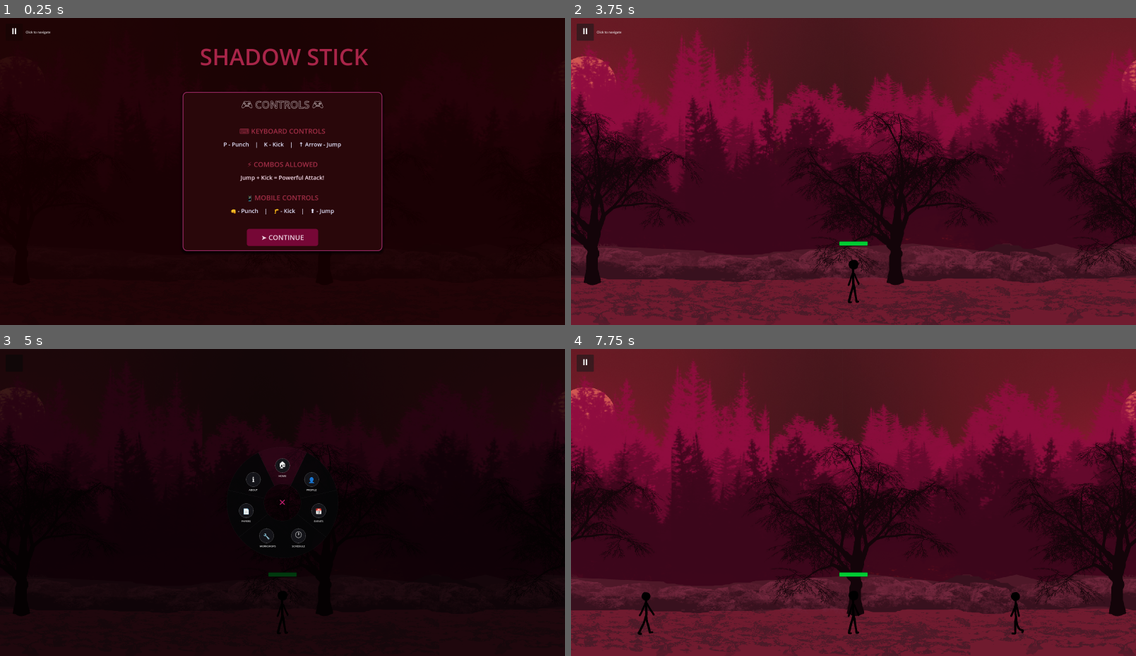
Above: before the commit, frames 1-4 (two rows, left to right).
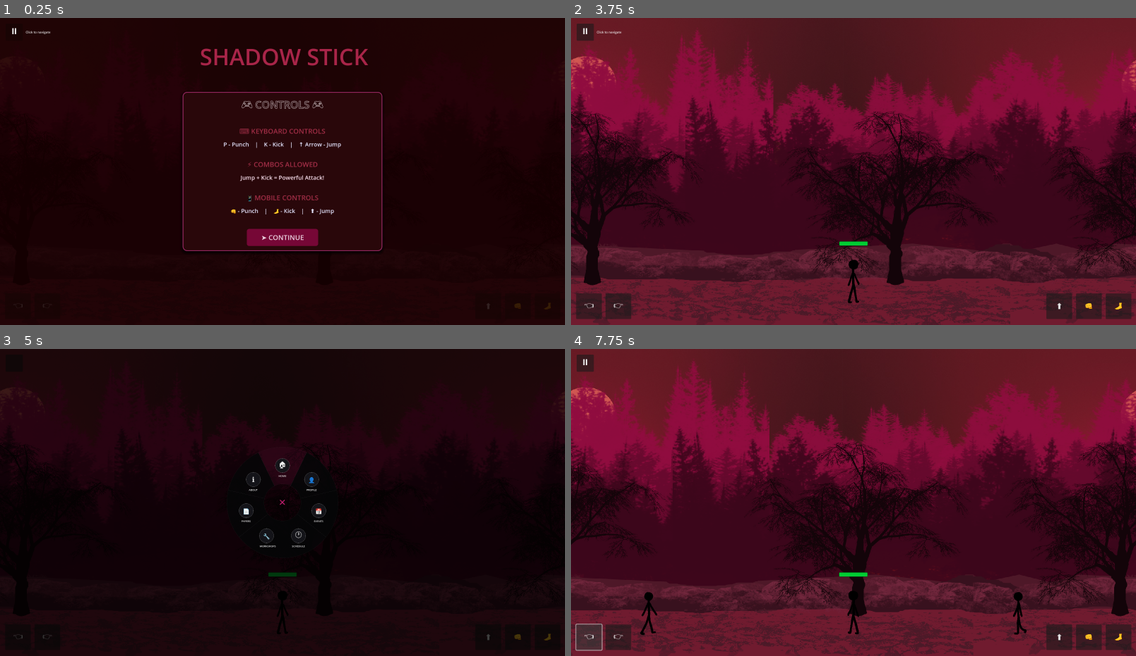
Above: after the commit, the same moments.

Repository: SUGANTH-V-27/stickman
Game: Godot game, scene res://scenes/main.tscn
Two runs of this game, one before a commit and one after it. Both use one fixed random seed, a clock stepped at 60 frames per second and the inputs below.
Inputs (mouse positions are in pixels of both pictures, inside the frame that each line leads up to):
- Up to frame 1 (0.25 s): no input
- Up to frame 2 (3.75 s): click (1056, 306) at 0.5 s, where only the run after the commit has a clickable "⬆️"; click (1090, 306) at 1.25 s, where only the run after the commit has a clickable "👊"; click (1119, 306) at 2 s, where only the run after the commit has a clickable "🦶"; click "➤ CONTINUE" at 2.75 s; click "🎮 START GAME" at 3.5 s
- Up to frame 3 (5 s): click "⏸" at 4.25 s
- Up to frame 4 (7.75 s): click (853, 465) at 5.02 s; tap Enter at 5.75 s; move the mouse to (977, 487) at 5.77 s; hold Right (ui_right) 5.78-6.5 s; hold P (attack) 5.78-6.5 s; click (977, 487) at 5.92 s; tap Up (ui_up) at 6.02, 6.32 s; tap K (kick) at 6.05 s; drag from (740, 517) to (870, 585) at 6.52 s; click (587, 637) at 7.25 s, where only the run after the commit has a clickable "👈"

The runs differ from the first frame. In frame 1, less than 0.1% of the frame differs, in the area x 3-98%, y 62-95%; in frame 2, 1.9%; in frame 3, less than 0.1%; in frame 4, 8.4%, in the area x 0-100%, y 25-100%.

Commit message:
final with changes done

Diff:
--- a/project.godot
+++ b/project.godot
@@ -32,3 +32,8 @@
 "events": [Object(InputEventKey,"resource_local_to_scene":false,"resource_name":"","device":-1,"window_id":0,"alt_press …(192 unchanged characters)…
 ]
 }
+jump={
+"deadzone": 0.2,
+"events": [Object(InputEventKey,"resource_local_to_scene":false,"resource_name":"","device":0,"window_id":0,"alt_pressed":false,"shift_pressed":false,"ctrl_pressed":false,"meta_pressed":false,"pressed":false,"keycode":0,"physical_keycode":4194320,"key_label":0,"unicode":0,"location":0,"echo":false,"script":null)
+]
+}
--- a/scenes/InstructionsMenu.tscn
+++ b/scenes/InstructionsMenu.tscn
@@ -157,7 +157,7 @@
 layout_mode = 2
 theme_override_colors/font_color = Color(0.9, 0.9, 1, 1)
 theme_override_font_sizes/font_size = 20
-text = "👊 - Punch    |    🦵 - Kick    |    ⬆ - Jump"
+text = "👊 - Punch    |    🦶 - Kick    |    ⬆ - Jump"
 horizontal_alignment = 1
 
 [node name="Spacer4" type="Control" parent="Control/Panel/VBoxContainer"]
--- a/scenes/main.gd
+++ b/scenes/main.gd
@@ -14,28 +14,37 @@
 @onready var player = $player  # Your player node
 @onready var enemy = $enemy    # Remove this - enemies will be spawned!
 @onready var parallax_bg = $ParallaxBackground
-@onready var hud = $hud
-@onready var mobile_controls = $Mobilecontrols
+@onready var hud = $CanvasLayer/hud
+@onready var mobile_controls = $CanvasLayer/Mobilecontrols # ✅ Corrected name (case-sensitive)
 
 func _ready():
 	print("🎮 Main scene loaded!")
+
 	# HUD is already instanced in main.tscn as node "hud".
-	# If it ever goes missing, fallback to instantiating it.
 	if not is_instance_valid(hud):
 		var HUDScene = preload("res://scenes/HUD.tscn")
 		hud = HUDScene.instantiate()
 		add_child(hud)
 
-
 	# Initialize player health
 	player.health = player.max_health
 
-
 	if not player.is_connected("health_changed", Callable(self, "_on_health_changed")):
 		player.connect("health_changed", Callable(self, "_on_health_changed"))
-	if mobile_controls:
-		mobile_controls.player = player
 
+	# ✅ Mobile controls setup
+	if not is_instance_valid(mobile_controls):
+		var MobileControlsScene = preload("res://scenes/mobilecontrols.tscn")
+		mobile_controls = MobileControlsScene.instantiate()
+		add_child(mobile_controls)
+
+	mobile_controls.visible = true
+	mobile_controls.player = player
+	mobile_controls.z_index = 10
+
+	# If your MobileControls.gd has a setup_controls() function, call it here:
+	if mobile_controls.has_method("setup_controls"):
+		mobile_controls.setup_controls()
 
 	# Remove static enemy
 	if enemy:
@@ -67,38 +76,27 @@
 			parallax_bg.scroll_offset = cam_pos
 
 func setup_combat_system():
-	# Load and initialize combat system
 	var CombatSystemScript = preload("res://Scripts/CombatSystem.gd")
-
 	combat_system = CombatSystemScript.new(self)
 	combat_system.name = "CombatSystem"
 	add_child(combat_system)
 
-	# Set camera from player
 	var camera = player.get_node_or_null("Camera2D")
 	if camera:
 		combat_system.set_camera(camera)
 
 	print("✅ Combat System initialized")
 
-
 func setup_spawn_system():
-	# Load and initialize spawn system
 	var SpawnSystemScript = load("res://Scripts/SpawnSystem.gd")
-
 	spawn_system = SpawnSystemScript.new(self)
 	add_child(spawn_system)
-	# ✅ FIX: Set scene_root manually
 
-	# Set spawn positions (adjust these to your arena size)
-	# Enemies spawn off-screen on left and right sides, then walk in
-	# Y=1005 is ground level (just above the collision floor)
 	spawn_system.set_spawn_positions([
 		Vector2(4500, 1005),   # Far left off-screen, on ground
 		Vector2(6100, 1005),   # Far right off-screen, on ground
 	])
 
-	# Connect signals for UI/events
 	spawn_system.wave_started.connect(_on_wave_started)
 	spawn_system.wave_completed.connect(_on_wave_completed)
 	spawn_system.boss_spawned.connect(_on_boss_spawned)
@@ -106,7 +104,6 @@
 
 	print("✅ Spawn System initialized")
 
-# Show instructions menu
 func show_instructions():
 	var InstructionsMenuScene = preload("res://scenes/InstructionsMenu.tscn")
 	instructions_menu = InstructionsMenuScene.instantiate()
@@ -114,12 +111,10 @@
 	add_child(instructions_menu)
 	print("📖 Instructions Menu shown")
 
-# Called when player clicks continue on instructions
 func _on_instructions_continue():
 	print("📖 Instructions acknowledged")
 	show_wave_selection()
 
-# Show wave selection menu
 func show_wave_selection():
 	var WaveSelectionScene = preload("res://scenes/WaveSelection.tscn")
 	wave_selection_menu = WaveSelectionScene.instantiate()
@@ -127,16 +122,13 @@
 	add_child(wave_selection_menu)
 	print("🎮 Wave Selection Menu shown")
 
-# Called when player selects wave count
 func _on_wave_count_selected(wave_count: int):
 	print("🎮 Player selected ", wave_count, " waves")
 	selected_waves = wave_count
 	get_tree().set_meta("selected_waves", selected_waves)
 	_start_wave_run(selected_waves)
 
-
 func _start_wave_run(wave_count: int) -> void:
-	# Clean up menus if they exist
 	if is_instance_valid(instructions_menu):
 		instructions_menu.queue_free()
 		instructions_menu = null
@@ -145,7 +137,6 @@
 		wave_selection_menu = null
 
 	spawn_system.set_max_waves(wave_count)
-	# Defer start slightly so everything is ready after a reload
 	await get_tree().create_timer(0.1).timeout
 	spawn_system.start_wave_mode()
 
@@ -153,51 +144,34 @@
 
 func _on_wave_started(wave_number: int, enemy_count: int):
 	print("📢 UI: Wave ", wave_number, " started! Enemies: ", enemy_count)
-	# TODO: Update UI here
-	# Example: $WaveLabel.text = "Wave " + str(wave_number)
 
 func _on_wave_completed(wave_number: int):
 	print("📢 UI: Wave ", wave_number, " completed!")
-	# TODO: Show wave complete message
-	# Example: $MessageLabel.text = "Wave Complete!"
 
 func _on_boss_spawned():
 	print("📢 UI: BOSS FIGHT!")
-	# TODO: Show boss warning
-	# Example: $BossWarning.visible = true
-	# Optionally show a boss warning UI in HUD
 	if hud and hud.has_method("show_boss_warning"):
 		hud.show_boss_warning()
 
 func _on_game_won():
 	print("📢 UI: VICTORY!")
-	# TODO: Show victory screen
-	# Example: $VictoryScreen.visible = true
 	if hud and hud.has_method("show_victory"):
 		hud.show_victory()
-
 
 func show_game_over():
 	if hud and hud.has_method("show_game_over"):
 		hud.show_game_over()
 
-
 func show_victory():
 	if hud and hud.has_method("show_victory"):
 		hud.show_victory()
 
-# Setup circular menu
 func setup_circular_menu():
-	# Load NEW circular menu scene (advanced rotating wheel)
 	var CircularMenuScene = preload("res://scenes/CircularMenu.tscn")
 	circular_menu = CircularMenuScene.instantiate()
 	add_child(circular_menu)
 	print("✅ New Circular Menu initialized")
 
-
-
-
-# Handle pause/resume (called from menu)
 func _input(event):
 	if event is InputEventKey and event.pressed and event.keycode == KEY_ESCAPE:
 		get_tree().paused = not get_tree().paused
--- a/scenes/main.tscn
+++ b/scenes/main.tscn
@@ -154,7 +154,8 @@
 process_mode = 1
 visible = false
 
-[node name="hud" parent="." instance=ExtResource("11_ya4ey")]
+[node name="CanvasLayer" type="CanvasLayer" parent="."]
 
-[node name="Mobilecontrols" parent="." node_paths=PackedStringArray("player") instance=ExtResource("12_eb6dy")]
-player = NodePath("../player")
+[node name="Mobilecontrols" parent="CanvasLayer" instance=ExtResource("12_eb6dy")]
+
+[node name="hud" parent="CanvasLayer" instance=ExtResource("11_ya4ey")]
--- a/scenes/mobilecontrol.gd
+++ b/scenes/mobilecontrol.gd
@@ -1,6 +1,3 @@
-
-
-# Drag your Player node into this export in the editor
 extends Control
 
 @export var player: CharacterBody2D
@@ -11,13 +8,17 @@
 @onready var attack_button: Button = $AttackButton
 @onready var kick_button: Button = $KickButton
 
-func _ready():
+func setup_controls():
+	if player == null:
+		push_error("Player not assigned to MobileControls!")
+		return
+
 	# Movement buttons
-	left_button.pressed.connect(player._on_LeftButton_pressed)
+	left_button.button_down.connect(player._on_LeftButton_pressed)
+	left_button.button_up.connect(player._on_LeftButton_released)
 
-
-	right_button.pressed.connect(player._on_RightButton_pressed)
-
+	right_button.button_down.connect(player._on_RightButton_pressed)
+	right_button.button_up.connect(player._on_RightButton_released)
 
 	# Jump button
 	jump_button.pressed.connect(player._on_JumpButton_pressed)
--- a/scenes/mobilecontrols.tscn
+++ b/scenes/mobilecontrols.tscn
@@ -1,10 +1,18 @@
-[gd_scene load_steps=2 format=3 uid="uid://dr7gcu50mk5ms"]
+[gd_scene load_steps=2 format=3 uid="uid://5k1m1dvw6ktp"]
 
-[ext_resource type="Script" uid="uid://bwr6n6x7gdhf3" path="res://scenes/mobilecontrol.gd" id="1_5fa6u"]
+[ext_resource type="Script" uid="uid://bwr6n6x7gdhf3" path="res://scenes/MobileControl.gd" id="1_5fa6u"]
 
 [node name="Mobilecontrols" type="Control"]
 layout_mode = 3
-anchors_preset = 0
+anchors_preset = 15
+anchor_right = 1.0
+anchor_bottom = 1.0
+offset_left = 172.0
+offset_top = -8.0
+offset_right = 172.0
+offset_bottom = -8.0
+grow_horizontal = 2
+grow_vertical = 2
 script = ExtResource("1_5fa6u")
 
 [node name="LeftButton" type="Button" parent="."]
@@ -14,11 +22,14 @@
 anchor_top = 1.0
 anchor_right = 1.0
 anchor_bottom = 1.0
-offset_left = -128.0
-offset_top = -128.0
+offset_left = -2134.0
+offset_top = -103.0
+offset_right = -2044.0
+offset_bottom = -13.0
 grow_horizontal = 0
 grow_vertical = 0
 pivot_offset = Vector2(20, 580)
+theme_override_font_sizes/font_size = 28
 text = "👈"
 
 [node name="RightButton" type="Button" parent="."]
@@ -28,13 +39,14 @@
 anchor_top = 1.0
 anchor_right = 1.0
 anchor_bottom = 1.0
-offset_left = -30.0
-offset_top = -31.0
-offset_right = 98.0
-offset_bottom = 97.0
+offset_left = -2031.0
+offset_top = -103.0
+offset_right = -1941.0
+offset_bottom = -13.0
 grow_horizontal = 0
 grow_vertical = 0
 pivot_offset = Vector2(20, 440)
+theme_override_font_sizes/font_size = 28
 text = "👉"
 
 [node name="JumpButton" type="Button" parent="."]
@@ -44,13 +56,14 @@
 anchor_top = 1.0
 anchor_right = 1.0
 anchor_bottom = 1.0
-offset_left = -17.0
-offset_top = -31.0
-offset_right = 111.0
-offset_bottom = 97.0
+offset_left = -486.0
+offset_top = -103.0
+offset_right = -396.0
+offset_bottom = -13.0
 grow_horizontal = 0
 grow_vertical = 0
 pivot_offset = Vector2(20, 300)
+theme_override_font_sizes/font_size = 29
 text = "⬆️"
 
 [node name="AttackButton" type="Button" parent="."]
@@ -60,25 +73,26 @@
 anchor_top = 1.0
 anchor_right = 1.0
 anchor_bottom = 1.0
-offset_left = -30.0
-offset_top = -31.0
-offset_right = 98.0
-offset_bottom = 97.0
+offset_left = -382.0
+offset_top = -103.0
+offset_right = -292.0
+offset_bottom = -13.0
 grow_horizontal = 0
 grow_vertical = 0
 pivot_offset = Vector2(20, 160)
+theme_override_font_sizes/font_size = 29
 text = "👊"
 
 [node name="KickButton" type="Button" parent="."]
 layout_mode = 1
-anchors_preset = 3
-anchor_left = 1.0
+anchors_preset = 2
 anchor_top = 1.0
-anchor_right = 1.0
 anchor_bottom = 1.0
-offset_left = -30.0
-offset_top = -31.0
-grow_horizontal = 0
+offset_left = 1702.0
+offset_top = -103.0
+offset_right = 1792.0
+offset_bottom = -13.0
 grow_vertical = 0
 pivot_offset = Vector2(20, 20)
-text = "🦵"
+theme_override_font_sizes/font_size = 29
+text = "🦶"
--- a/scenes/player.gd
+++ b/scenes/player.gd
@@ -1,5 +1,3 @@
-
-
 extends CharacterBody2D
 
 # -------------------- CONFIG --------------------
@@ -57,9 +55,10 @@
 	if not is_on_floor():
 		velocity.y += gravity * delta
 	else:
-		velocity.y = 0
-
-	if Input.is_action_just_pressed("ui_up") and is_on_floor():
+		if velocity.y > 0:
+			velocity.y = 0
+
+	if Input.is_action_just_pressed("jump") and is_on_floor():
 		velocity.y = -jump_force
 
 	if state in [State.DEAD, State.HIT]:
@@ -99,45 +98,43 @@
 		punch()
 	elif event.is_action_pressed("kick"):
 		kick()
-
-# ------------------------------------------------
-# ATTACKS
-# ------------------------------------------------
+	elif event.is_action_pressed("jump"):
+		jump()
+
+# ------------------------------------------------
+# ATTACKS (Reusable helper)
+# ------------------------------------------------
+func _do_attack(hitbox: Area2D, anim: String, active_time: float, cooldown: float) -> void:
+	state = State.ATTACK
+	sprite.play(anim)
+	air_sfx.play()
+
+	await get_tree().create_timer(0.08).timeout
+	hitbox.monitoring = true
+
+	await get_tree().create_timer(active_time).timeout
+	hitbox.monitoring = false
+
+	await get_tree().create_timer(cooldown).timeout
+	if not is_dying and state == State.ATTACK:
+		state = State.IDLE
+		sprite.play("idle")
+
 func punch() -> void:
-	state = State.ATTACK
-	sprite.play("punch")
-	air_sfx.play()
-
-	await get_tree().create_timer(0.08).timeout
-	punch_hitbox.monitoring = true
-
-	await get_tree().create_timer(0.05).timeout
-	punch_hitbox.monitoring = false
-
-	await get_tree().create_timer(0.25).timeout
-	state = State.IDLE
-	sprite.play("idle")
+	_do_attack(punch_hitbox, "punch", 0.05, 0.25)
 
 func kick() -> void:
-	state = State.ATTACK
-	sprite.play("kick")
-	air_sfx.play()
-
-	await get_tree().create_timer(0.22).timeout
-	kick_hitbox.monitoring = true
-
-	await get_tree().create_timer(0.06).timeout
-	kick_hitbox.monitoring = false
-
-	await get_tree().create_timer(0.35).timeout
-	state = State.IDLE
-	sprite.play("idle")
-
-
-   # ------------------------------------------------
+	_do_attack(kick_hitbox, "kick", 0.08, 0.25)
+
+func jump() -> void:
+	if is_on_floor():
+		velocity.y = -jump_force
+		state = State.MOVE  # or add a JUMP state if you want
+		sprite.play("jump")
+
+# ------------------------------------------------
 # HITBOX SIGNALS
 # ------------------------------------------------
-
 func _on_punchhitbox_body_entered(body: Node) -> void:
 	if state != State.ATTACK:
 		return
@@ -160,8 +157,6 @@
 				body.global_position
 			)
 
-
-
 func _on_kickhitbox_body_entered(body: Node) -> void:
 	if state != State.ATTACK:
 		return
@@ -179,8 +174,6 @@
 				body.global_position
 			)
 
-
-
 # ------------------------------------------------
 # DAMAGE
 # ------------------------------------------------
@@ -255,8 +248,9 @@
 		kick()
 
 func _on_JumpButton_pressed() -> void:
-	if is_on_floor() and state not in [State.DEAD, State.HIT]:
-		velocity.y = -jump_force
+	if state not in [State.DEAD, State.HIT]:
+		jump()
+
 
 func _on_LeftButton_pressed() -> void:
 	Input.action_press("ui_left")
Not shown: 1 places in scenes/main.tscn that only renumber resources
Not shown, changed: CIRCULAR_MENU_GUIDE.md
